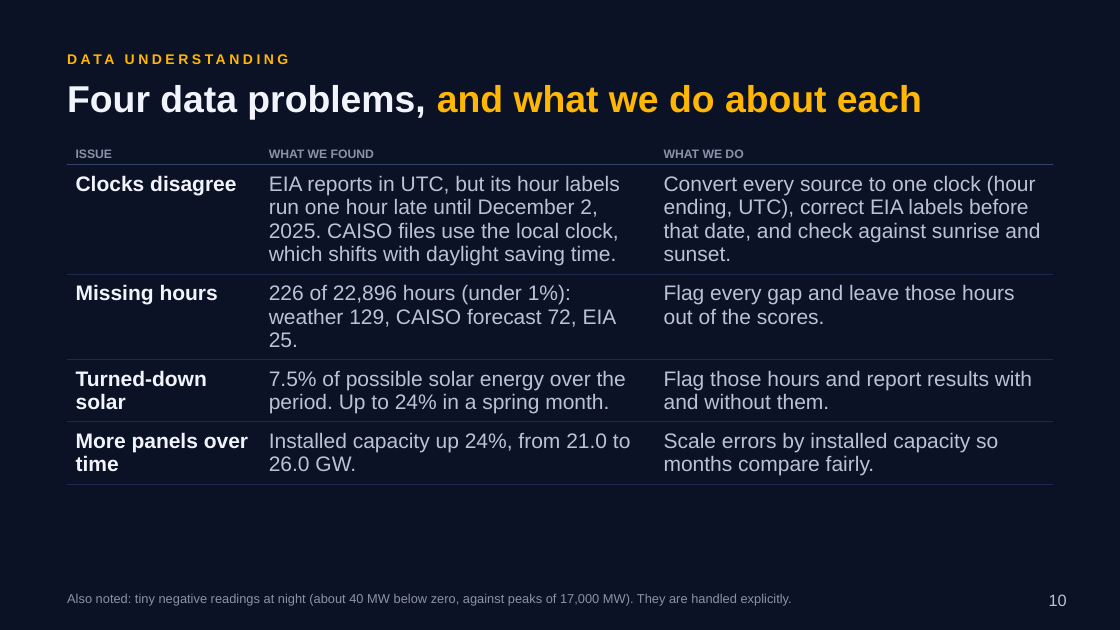
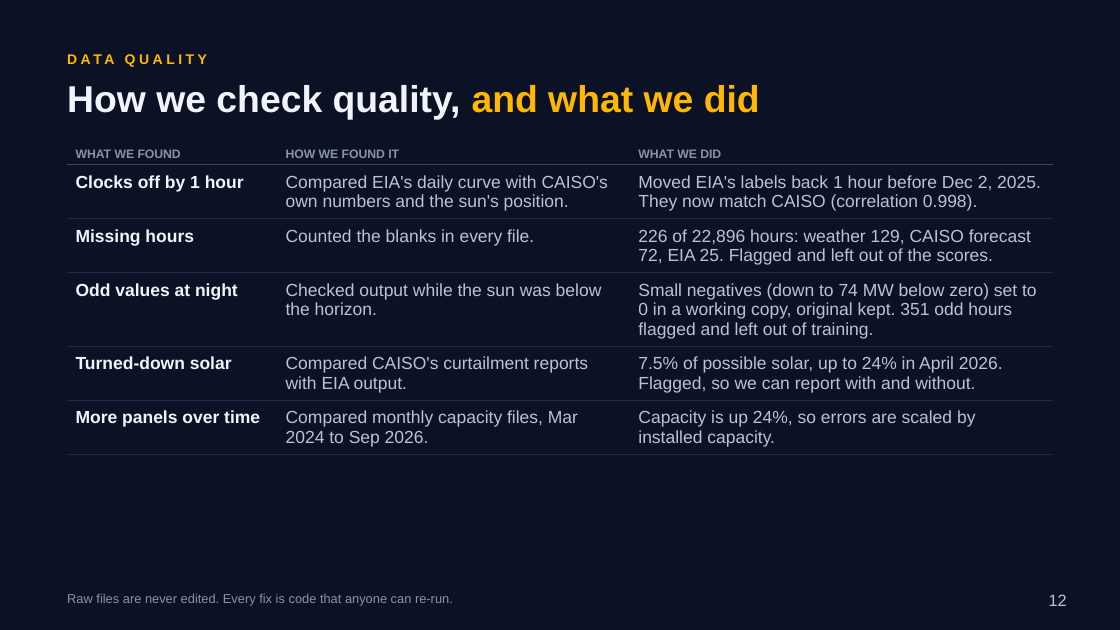
Before and after one commit to RaulSolaNavarro/caiso-solar-forecast, a slide deck: slide 12 of deck/capstone2/Capstone2_Deck.pptx (slide 10 before the commit). Drawn at 1120x630 pixels with LibreOffice and Linux fonts; fonts in the diff are those of the drawing. Boxes give left, top, right and bottom in pixels: in the first picture for what was removed or moved away, otherwise in the second. Text is boxed around its words. In the diff, an @@ line names an element or a change of style, - is before the commit and + after.

```diff
--- a/deck/capstone2/Capstone2_Deck.pptx
+++ b/deck/capstone2/Capstone2_Deck.pptx
@@ text at (67, 46, 1053, 71): text changed @@
-DATA UNDERSTANDING
+DATA QUALITY
@@ text at (67, 85, 760, 120): text changed; text colour #FFB703 to #F1F4FB @@
-Four data problems, and what we do about each
+How we check quality, and what we did
@@ table at (67, 143, 1053, 451) @@
-row 1: ISSUE | WHAT WE FOUND | WHAT WE DO
-row 2: Clocks disagree | EIA reports in UTC, but its hour labels run one hour late until December 2, 2025. CAISO files use the local clock, which shifts with daylight saving time. | Convert every source to one clock (hour ending, UTC), correct EIA labels before that date, and check against sunrise and sunset.
-row 3: Missing hours | 226 of 22,896 hours (under 1%): weather 129, CAISO forecast 72, EIA 25. | Flag every gap and leave those hours out of the scores.
-row 4: Turned-down solar | 7.5% of possible solar energy over the period. Up to 24% in a spring month. | Flag those hours and report results with and without them.
-row 5: More panels over time | Installed capacity up 24%, from 21.0 to 26.0 GW. | Scale errors by installed capacity so months compare fairly.
+row 1: WHAT WE FOUND | HOW WE FOUND IT | WHAT WE DID
+row 2: Clocks off by 1 hour | Compared EIA's daily curve with CAISO's own numbers and the sun's position. | Moved EIA's labels back 1 hour before Dec 2, 2025. They now match CAISO (correlation 0.998).
+row 3: Missing hours | Counted the blanks in every file. | 226 of 22,896 hours: weather 129, CAISO forecast 72, EIA 25. Flagged and left out of the scores.
+row 4: Odd values at night | Checked output while the sun was below the horizon. | Small negatives (down to 74 MW below zero) set to 0 in a working copy, original kept. 351 odd hours flagged and left out of training.
+row 5: Turned-down solar | Compared CAISO's curtailment reports with EIA output. | 7.5% of possible solar, up to 24% in April 2026. Flagged, so we can report with and without.
+row 6: More panels over time | Compared monthly capacity files, Mar 2024 to Sep 2026. | Capacity is up 24%, so errors are scaled by installed capacity.
@@ text at (67, 594, 453, 606): text changed @@
-Also noted: tiny negative readings at night (about 40 MW below zero, against peaks of 17,000 MW). They are handled explicitly.
+Raw files are never edited. Every fix is code that anyone can re-run.
@@ page number at (1049, 594, 1067, 606): text changed @@
-10
+12
```
Also in this commit, not shown: 6 other slides changed, 8 slides added, 7 slides removed, 3 other files.
